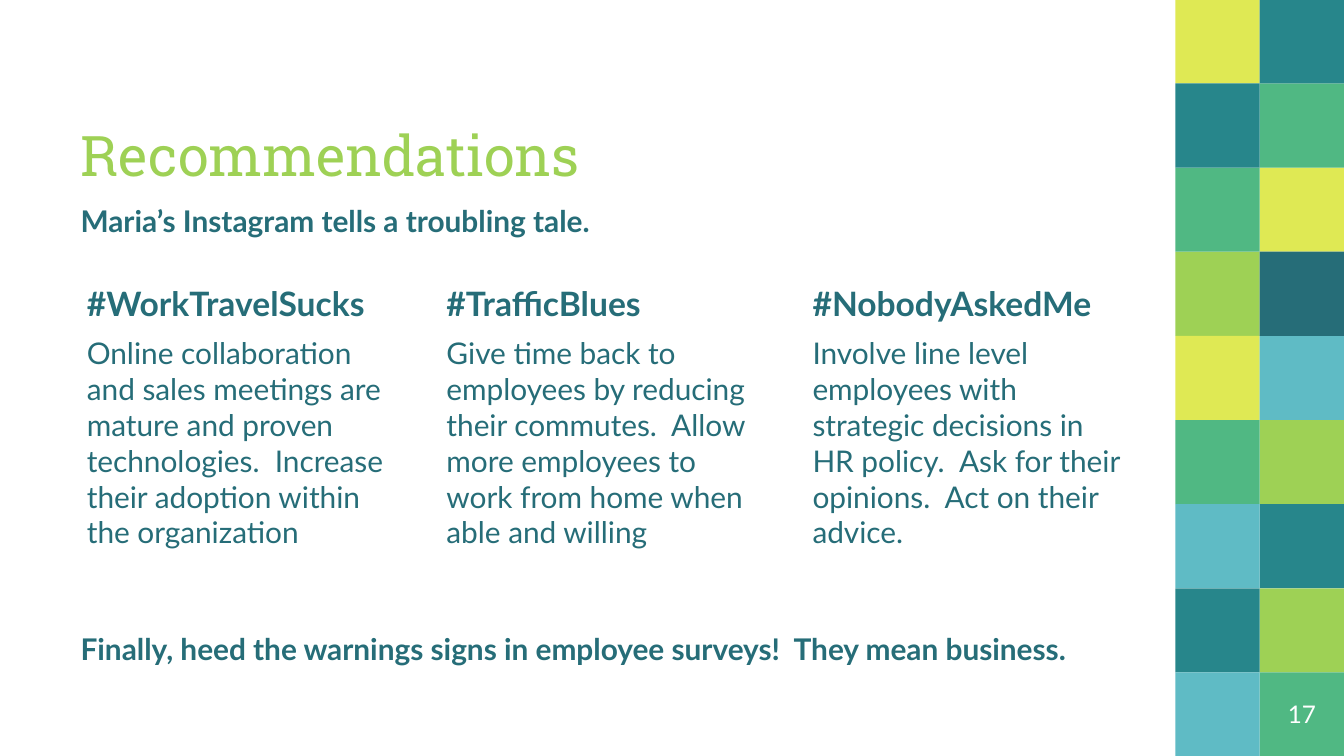
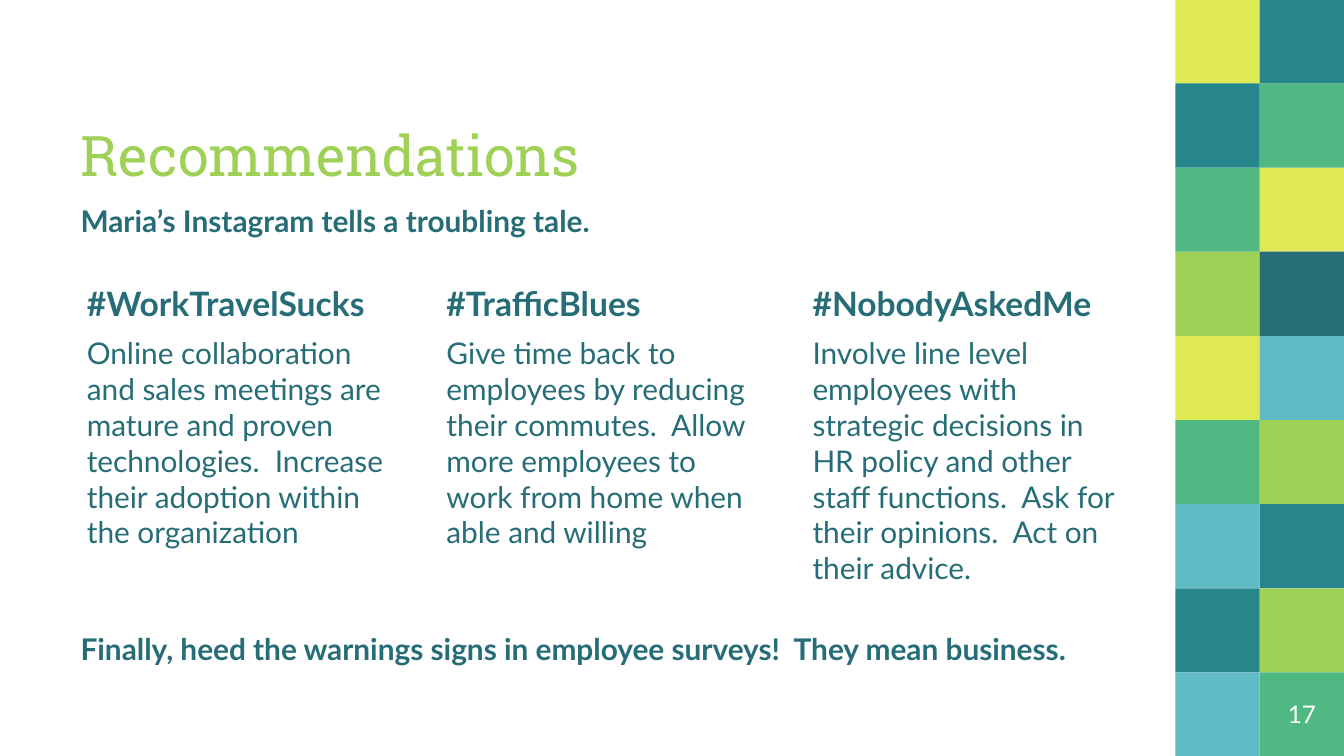
Before and after one commit to ccgraves/DDS-CaseStudy-2, a slide deck: slide 17 of Case_Study_Two.pptx. Drawn at 1344x756 pixels with LibreOffice and Linux fonts; fonts in the diff are those of the drawing. Boxes give left, top, right and bottom in pixels: in the first picture for what was removed or moved away, otherwise in the second. Text is boxed around its words. In the diff, an @@ line names an element or a change of style, - is before the commit and + after.

Commit message:
language tweak

```diff
--- a/Case_Study_Two.pptx
+++ b/Case_Study_Two.pptx
@@ text at (813, 342, 1115, 580): text changed @@
-Involve line level employees with strategic decisions in HR policy. Ask for their opinions. Act on their advice.
+Involve line level employees with strategic decisions in HR policy and other staff functions. Ask for their opinions. Act on their advice.
```
